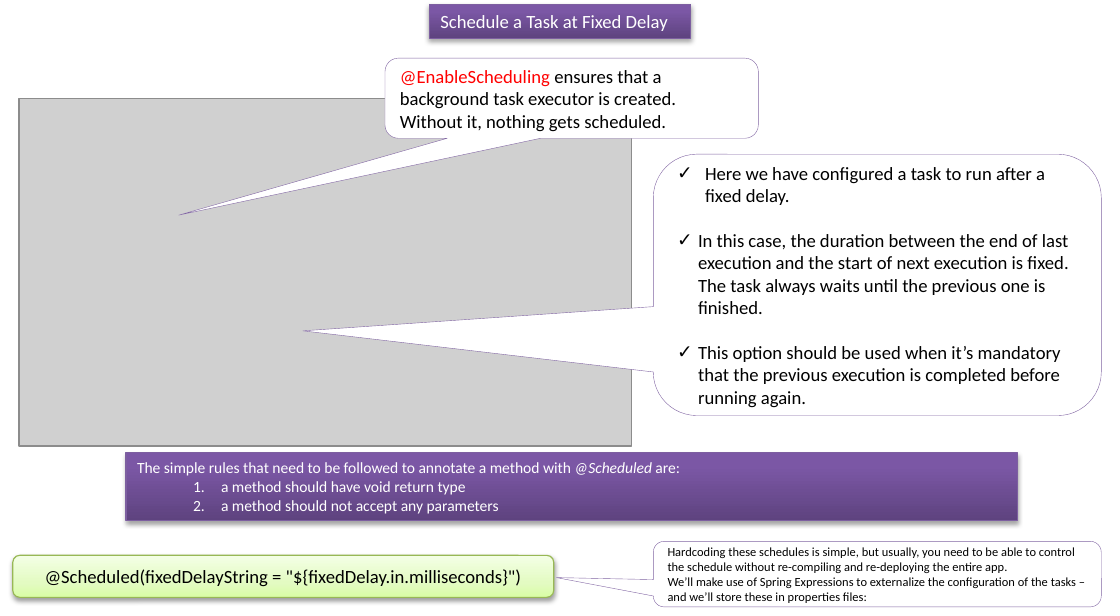
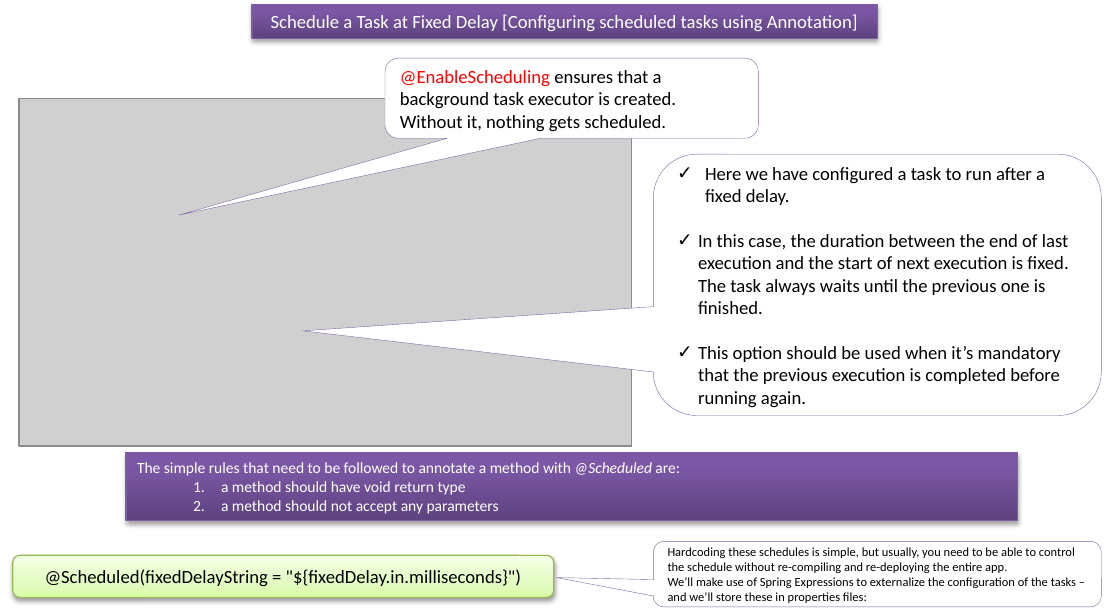
Before and after one commit to ramram43210/javaee, a slide deck: slide 1 of Later/Spring/13_Scheduler/2/Schedule a Task at Fixed Delay.pptx. Drawn at 1120x616 pixels with LibreOffice and Linux fonts; fonts in the diff are those of the drawing; grey boxes stand for pictures. Boxes give left, top, right and bottom in pixels: in the first picture for what was removed or moved away, otherwise in the second. Text is boxed around its words. In the diff, an @@ line names an element or a change of style, - is before the commit and + after.

```diff
--- a/Later/Spring/13_Scheduler/2/Schedule a Task at Fixed Delay.pptx
+++ b/Later/Spring/13_Scheduler/2/Schedule a Task at Fixed Delay.pptx
@@ rectangle "Schedule a Task at Fixed ...": place and size @@
-rectangle "Schedule a Task at Fixed ..." at box(429, 4, 690, 38)
+rectangle "Schedule a Task at Fixed ..." at box(252, 4, 877, 38)
@@ text in rectangle at box(271, 14, 858, 31): text changed @@
-Schedule a Task at Fixed Delay
+Schedule a Task at Fixed Delay [Configuring scheduled tasks using Annotation]
```
Also in this commit, not shown: 2 other slides changed, 2 other files.
